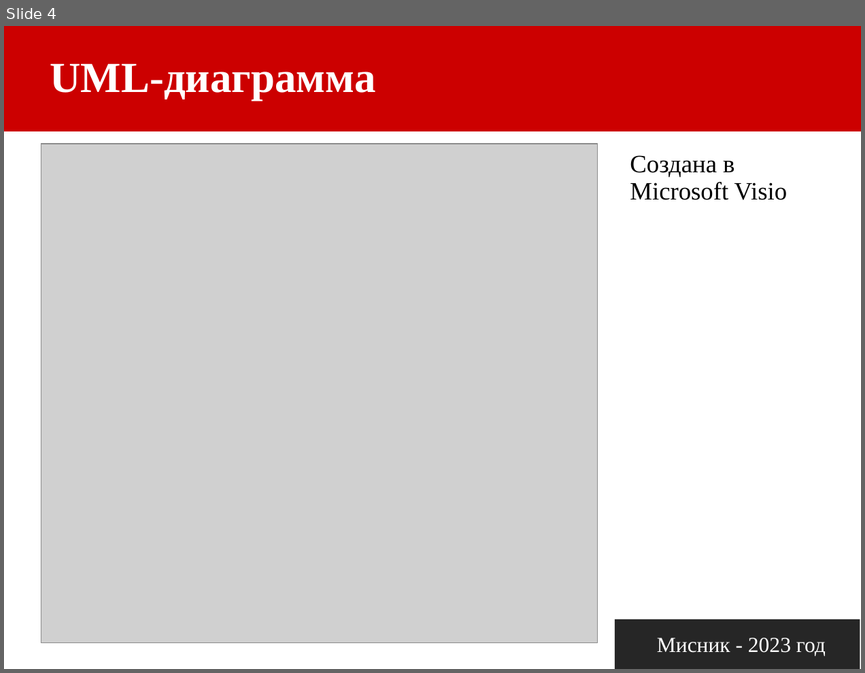
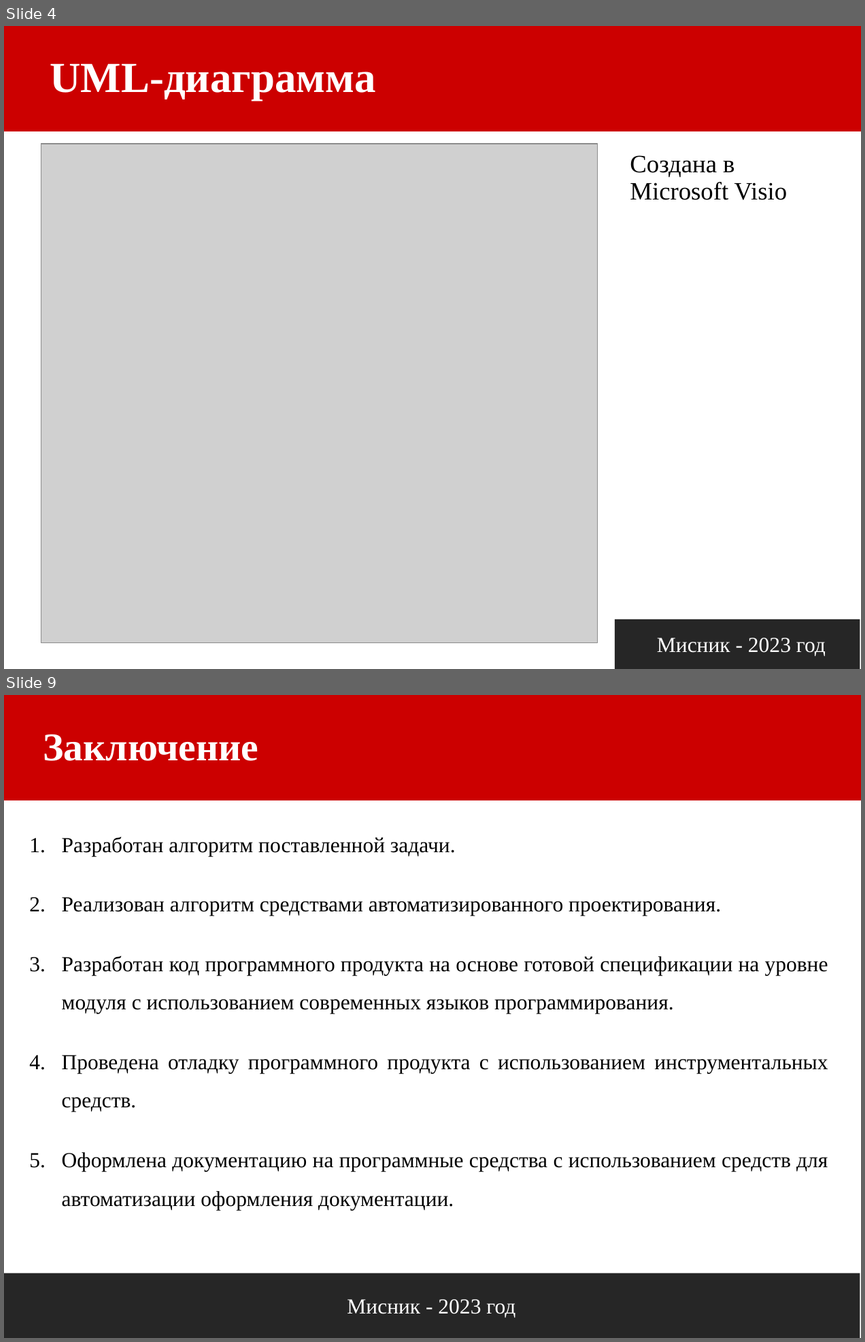
Before and after one commit to kyvshinka2/english-, a slide deck: Защита курсовой.pptx. Shown one above the other, each under a label of ours: slide 4 before the commit, slides 4 and 9 after it; the slides between them are not shown. The pictures are 865x673 and 865x1342 pixels, drawn with LibreOffice and Linux fonts; fonts in the diff are those of the drawing; grey boxes stand for pictures. Boxes give left, top, right and bottom in pixels: in the first picture for what was removed or moved away, otherwise in the second. Text is boxed around its words. In the diff, an @@ line names an element or a change of style, - is before the commit and + after.

```diff
--- a/Защита курсовой.pptx
+++ b/Защита курсовой.pptx
@@ slide 9 added at (4,695,861,1338), background #FFFFFF @@
@@ rectangle added at (4,695,861,800), fill #CC0000 @@
@@ title added at (43,734,258,761), 33 pt, text #FFFFFF, bold @@
+Заключение
@@ text added at (62,836,828,1210), 18 pt, text #000000 @@
+1. Разработан алгоритм поставленной задачи.
+2. Реализован алгоритм средствами автоматизированного проектирования.
+3. Разработан код программного продукта на основе готовой спецификации на уровне модуля с использованием современных языков программирования.
+4. Проведена отладку программного продукта с использованием инструментальных средств.
+5. Оформлена документацию на программные средства с использованием средств для автоматизации оформления документации.
@@ rectangle added at (4,1272,860,1338), fill #262626 @@
@@ text added at (347,1299,515,1317), 18 pt, text #FFFFFF @@
+Мисник - 2023 год
```
Also in this commit, not shown: 3 slides changed, 4 other slides added, 3 slides removed, 2 other files.
